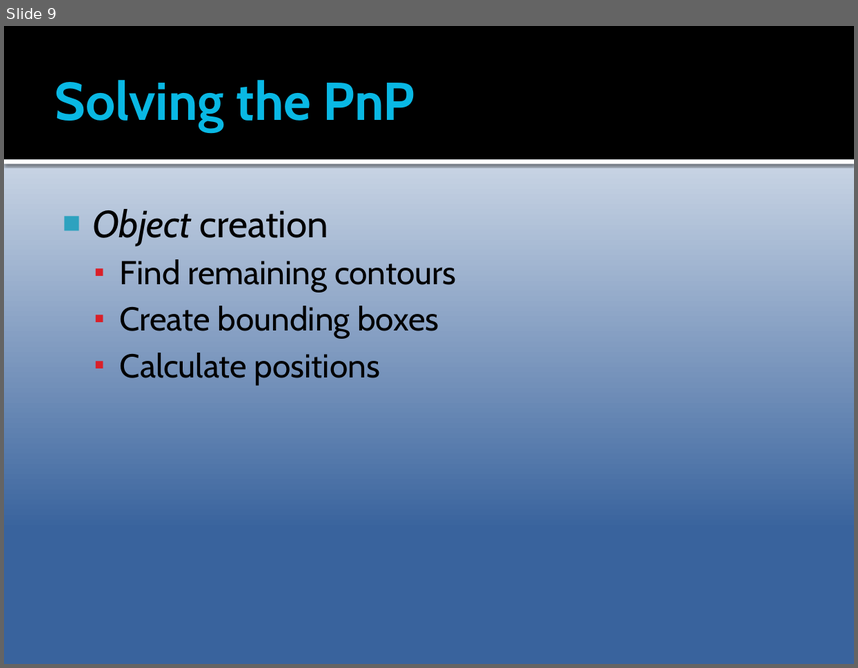
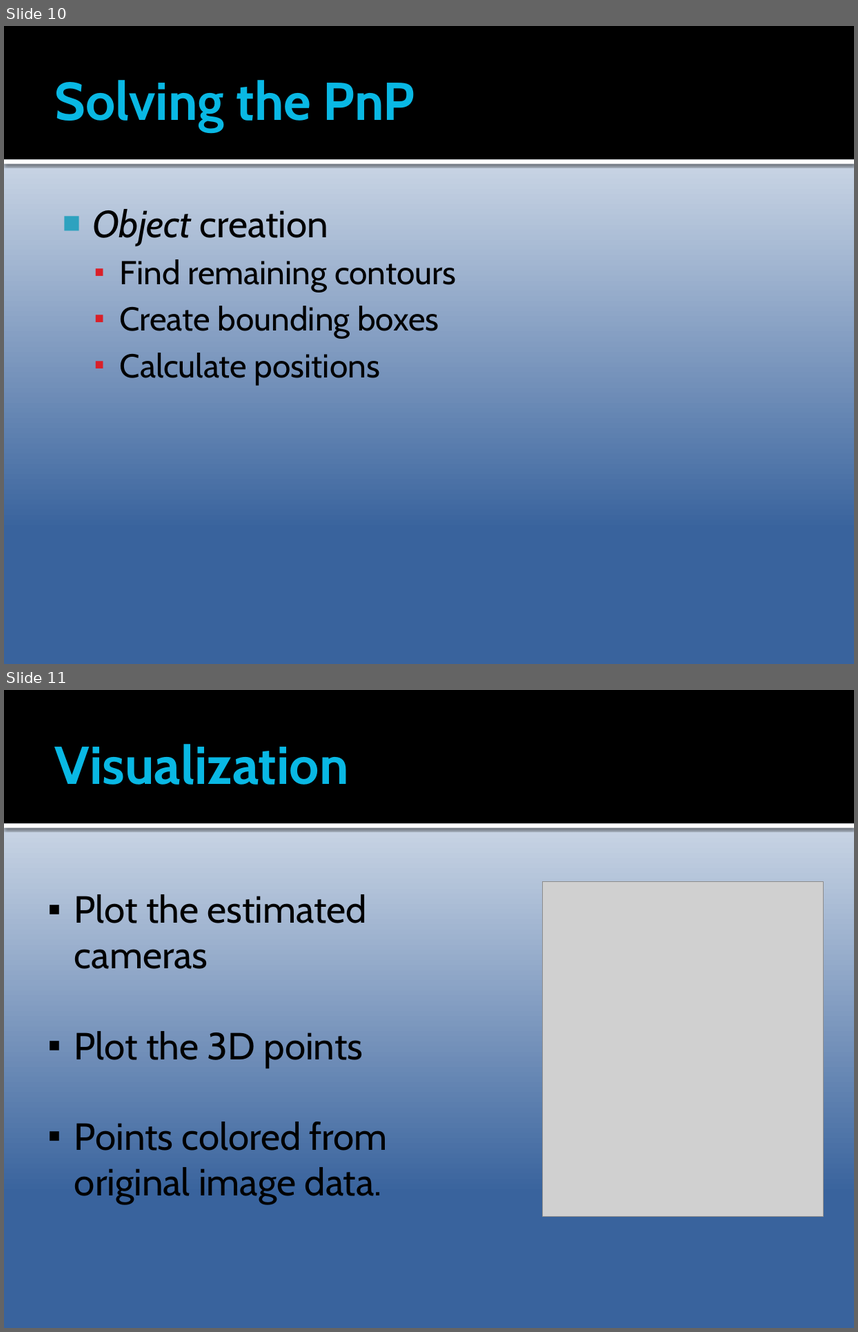
Before and after one commit to Epipolarna/Tracking, a slide deck: 3D Reconstruction/Documentation/TSBB15prez.pptx. Shown one above the other, each under a label of ours: slide 9 before the commit, slides 10 and 11 after it. The pictures are 858x668 and 858x1332 pixels, drawn with LibreOffice and Linux fonts; fonts in the diff are those of the drawing; grey boxes stand for pictures. Boxes give left, top, right and bottom in pixels: in the first picture for what was removed or moved away, otherwise in the second. Text is boxed around its words. In the diff, an @@ line names an element or a change of style, - is before the commit and + after.

```diff
--- a/3D Reconstruction/Documentation/TSBB15prez.pptx
+++ b/3D Reconstruction/Documentation/TSBB15prez.pptx
@@ slide 11 added at [4,690,854,1328], background gradient #FFFFFF to #39639D; not listed: 2 template elements that a slide beside it also shows @@
@@ title added at [55,744,349,785], 45 pt, text #08B8E4, bold @@
+Visualization
@@ text added at [74,894,388,1203], 32 pt, text #000000 @@
+▪ Plot the estimated cameras
+▪ Plot the 3D points
+▪ Points colored from original image data.
@@ picture added at [542,881,824,1216] @@
@@ what was slide 9 is now slide 10 @@
```
Also in this commit, not shown: 2 slides changed, 4 other slides added, 11 slides removed.
